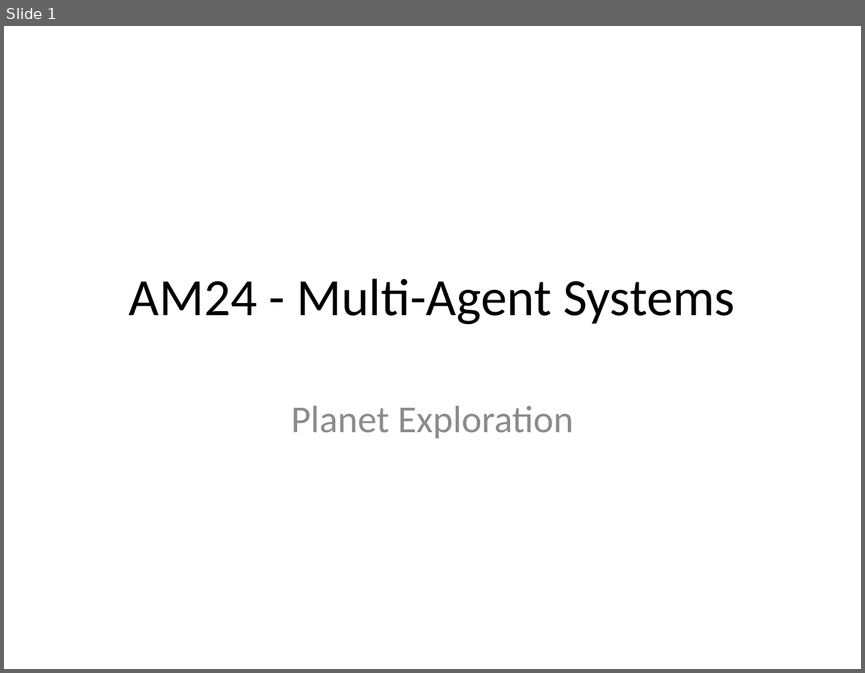
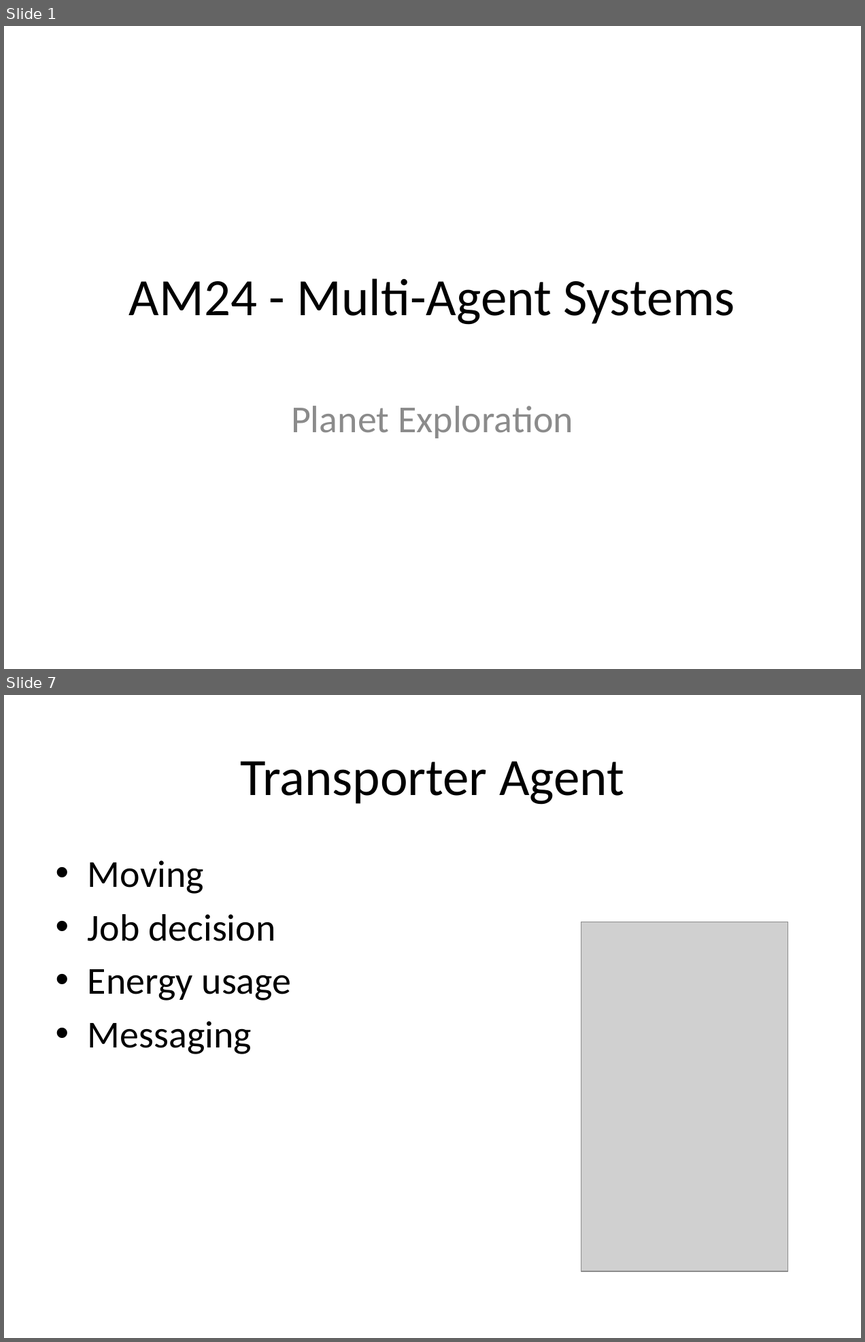
Before and after one commit to isurup/kalle-martin-group, a slide deck: AM24/report and docs/AM24 - presentation.pptx. Shown one above the other, each under a label of ours: slide 1 before the commit, slides 1 and 7 after it; the slides between them are not shown. The pictures are 865x673 and 865x1342 pixels, drawn with LibreOffice and Linux fonts; fonts in the diff are those of the drawing; grey boxes stand for pictures. Boxes give left, top, right and bottom in pixels: in the first picture for what was removed or moved away, otherwise in the second. Text is boxed around its words. In the diff, an @@ line names an element or a change of style, - is before the commit and + after.

```diff
--- a/AM24/report and docs/AM24 - presentation.pptx
+++ b/AM24/report and docs/AM24 - presentation.pptx
@@ slide 7 added at (4,695,861,1338), background #FFFFFF @@
@@ title added at (240,761,624,804), 44 pt, text #000000 @@
+Transporter Agent
@@ text added at (88,860,292,1054), 32 pt, text #000000 @@
+• Moving
+• Job decision
+• Energy usage
+• Messaging
@@ picture added at (581,922,787,1271) @@
```
Also in this commit, not shown: 9 other slides added, 1 slide removed.
